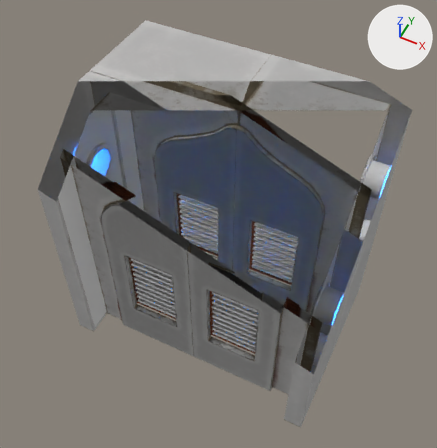
A saved change to the Blender file blend/blenderisland_entrance/blenderisland_entrance.blend.
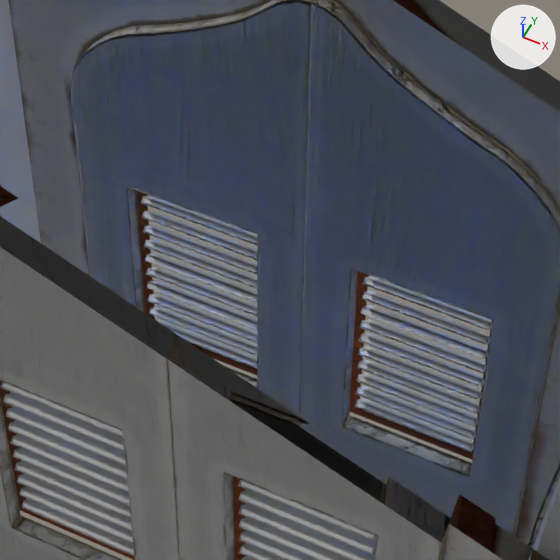
Each version is shown whole from a 50 mm lens placed at (1.58, -3.73, 5.39), pointed at (-0.05, -0.47, 1.3), then close up on the part from 30% to 74% of the width and 29% to 71% of the height. The axes (+X, +Y, +Z) are drawn at upper right. The lights are the same throughout. Everything nearer to the camera than a plane just in front of the edit is cut away.

Before the edit, the objects in view are built like this:
```python
ob_cube = bpy.data.objects.new('Cube', me_cube_005)
ob_cube.parent = ob_plane_004
ob_cube.location = (0.0, 0.0, 0.0)
ob_cube.scale = (0.194, 0.194, 0.194)
ob_cube_004 = bpy.data.objects.new('Cube.004', me_cube_011)
ob_cube_004.parent = ob_plane
ob_cube_004.location = (0.0, 0.0, 0.0)
ob_cube_004.scale = (0.194, 0.194, 0.194)
ob_entrance_frame = bpy.data.objects.new('entrance.frame', me_cube_004)
ob_entrance_frame.parent = ob_cube
ob_entrance_frame.location = (0.0, 0.0, 0.0)
ob_entrance_frame_002 = bpy.data.objects.new('entrance.frame.002', me_cube_010)
ob_entrance_frame_002.parent = ob_cube_004
ob_entrance_frame_002.location = (0.0, 0.0, 0.0)
ob_plane = bpy.data.objects.new('Plane', me_plane_001)
ob_plane.location = (0.0, 0.0, 0.0)
ob_plane.scale = (0.291, 0.291, 0.291)
# also in view: 'Cube.001' at (0.0, -1.05, 0.85); 'Plane.004' at (0.41, -0.22, 1.14); 'Plane.002' at (0.0, -1.1, 1.14); 'Plane.001' at (0.0, -0.17, 1.25); 'Cube.003' at (0.0, -0.02, 1.21)
```
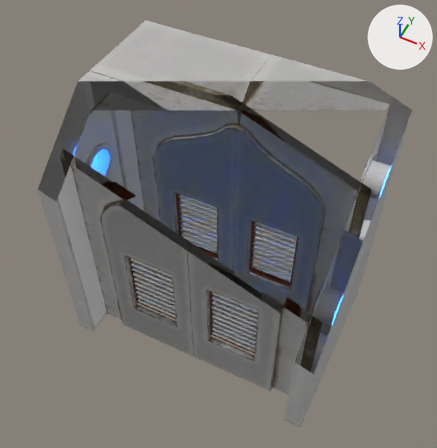
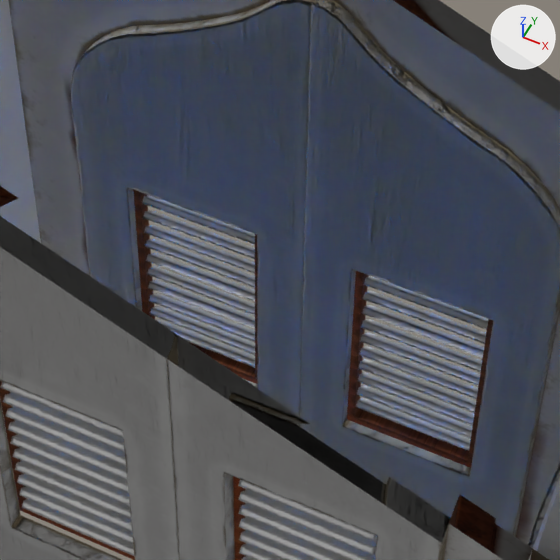
Changed parts and their boxes (x1, y1, x2, y2) in the close-ups (560 x 560 px):
'entrance.frame', moved
    before: (354, 276, 493, 452)
    after: (356, 276, 488, 451)
'entrance.frame.002', moved
    before: (141, 196, 257, 369)
    after: (142, 196, 255, 368)
'Cube', reshaped
    before: (349, 272, 493, 459)
    after: (347, 271, 493, 468)
'Cube.004', reshaped
    before: (137, 191, 257, 375)
    after: (133, 190, 258, 384)

Patch to the scene script:
```diff
--- a/blend/blenderisland_entrance/blenderisland_entrance.blend.py
+++ b/blend/blenderisland_entrance/blenderisland_entrance.blend.py
@@ me_cube_005 @@
 # used by ob_cube; parent = ob_plane_004; location = (0.0, 0.0, 0.0); scale = (0.194, 0.194, 0.194)
-me_cube_005.from_pydata(...)  # 8 vertices, 4 faces; spans x 0.78..3.4, y -0.91, z 2.2..6.58
+me_cube_005.from_pydata(...)  # 16 vertices, 16 faces; spans x 0.78..3.4, y -1.12..-0.91, z 2.2..6.58
+# me_cube_005 part 1
+# 4 faces are deleted
+# 8 new vertices lie (0.0, -0.21, 0.0) away from vertices in x 0.78..3.4, y -0.91, z 2.2..6.58
+# 16 new faces join them
 me_cube_005.materials.append(mat_vent_frame)
@@ me_cube_011 @@
 # used by ob_cube_004; parent = ob_plane; location = (0.0, 0.0, 0.0); scale = (0.194, 0.194, 0.194)
-me_cube_011.from_pydata(...)  # 8 vertices, 4 faces; spans x -3.4..-0.78, y -0.91, z 2.2..6.58
+me_cube_011.from_pydata(...)  # 16 vertices, 16 faces; spans x -3.4..-0.78, y -1.12..-0.91, z 2.2..6.58
+# me_cube_011 part 2
+# 4 faces are deleted
+# 8 new vertices lie (0.0, -0.21, 0.0) away from vertices in x -3.4..-0.78, y -0.91, z 2.2..6.58
+# 16 new faces join them
 me_cube_011.materials.append(mat_vent_frame)
@@ ob_entrance_frame @@
 ob_entrance_frame.matrix_parent_inverse = Matrix(((5.158, 0.0, 0.0, 0.0), (0.0, 5.158, 0.0, 0.0), (0.0, 0.0, 5.158, 0.0), (0.0, 0.0, 0.0, 1.0)))
-ob_entrance_frame.location = (0.0, 0.0, 0.0)
+ob_entrance_frame.location = (0.0, 0.00116, 0.0)
@@ ob_entrance_frame_002 @@
 ob_entrance_frame_002.matrix_parent_inverse = Matrix(((5.158, 0.0, 0.0, 0.0), (0.0, 5.158, 0.0, 0.0), (0.0, 0.0, 5.158, 0.0), (0.0, 0.0, 0.0, 1.0)))
-ob_entrance_frame_002.location = (0.0, 0.0, 0.0)
+ob_entrance_frame_002.location = (0.0, 0.00116, 0.0)
```
